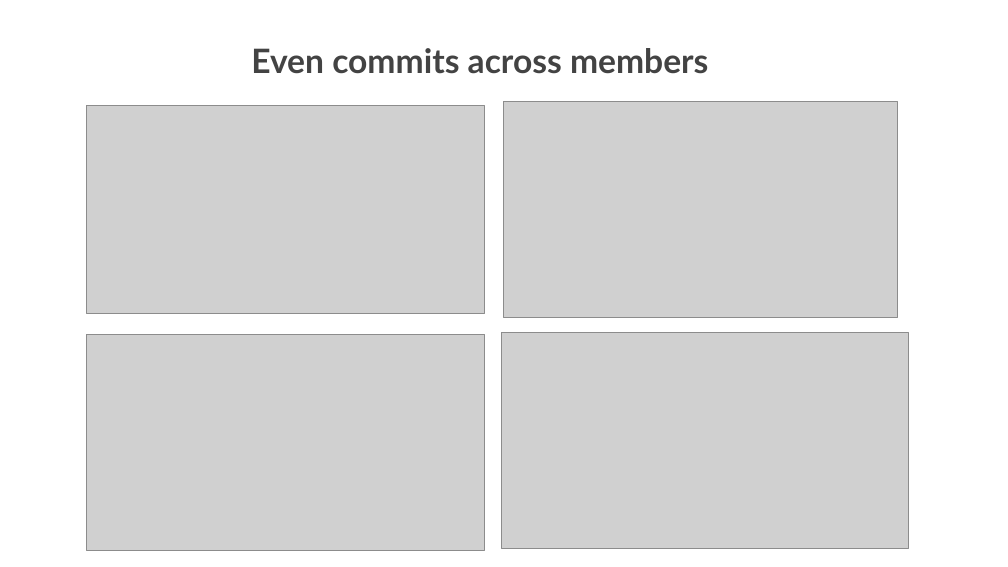
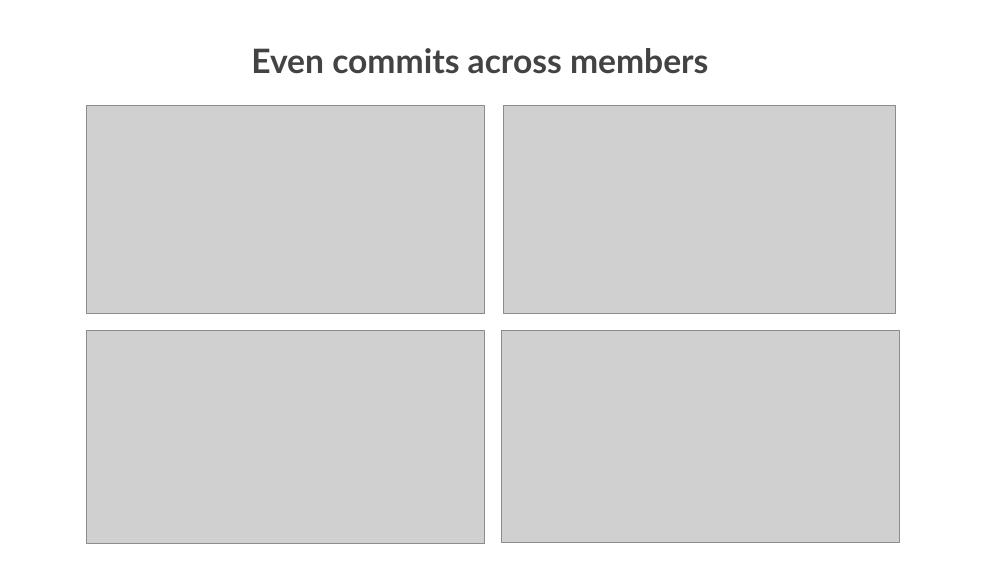
Before and after one commit to one-ice/IS212-Software-Project-Management, a slide deck: slide 21 of presentations/Final Presentation.pptx. Drawn at 1008x567 pixels with LibreOffice and Linux fonts; fonts in the diff are those of the drawing; grey boxes stand for pictures; background and template pictures are left out. Boxes give left, top, right and bottom in pixels: in the first picture for what was removed or moved away, otherwise in the second. Text is boxed around its words. In the diff, an @@ line names an element or a change of style, - is before the commit and + after.

```diff
--- a/presentations/Final Presentation.pptx
+++ b/presentations/Final Presentation.pptx
@@ picture: place and size @@
-picture at bbox=[503, 102, 897, 318]
+picture at bbox=[504, 106, 895, 313]
@@ picture: place and size @@
-picture at bbox=[87, 335, 485, 550]
+picture at bbox=[87, 331, 485, 544]
@@ picture: place and size @@
-picture at bbox=[502, 333, 908, 548]
+picture at bbox=[502, 331, 900, 543]
```
Also in this commit, not shown: 4 other slides changed.
